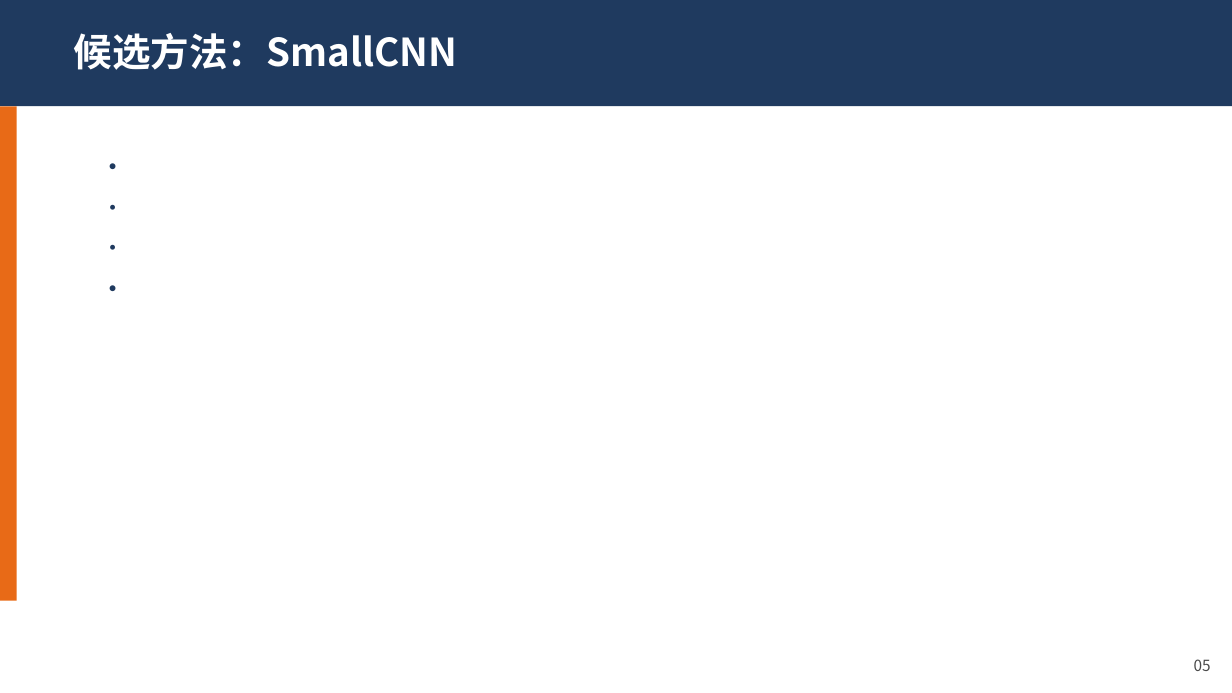
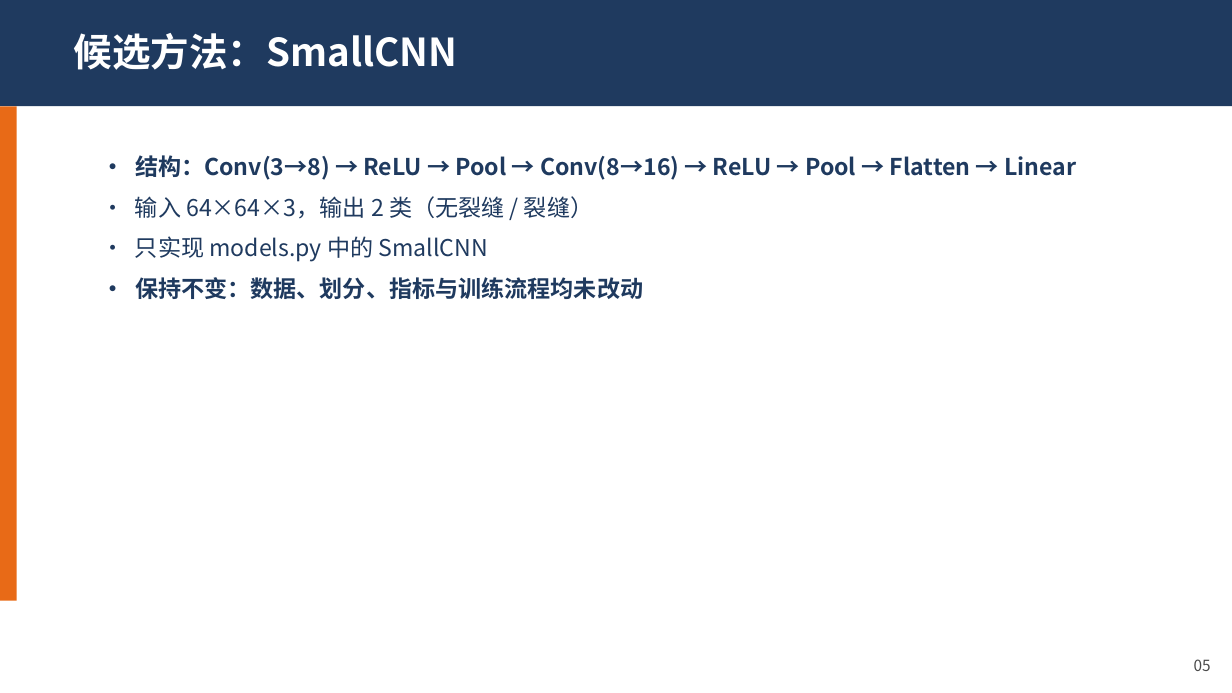
Before and after one commit to tissuefish/ai-camp-2026-d2-xuanhaochen-u202410766, a slide deck: slide 5 of presentation.pptx. Drawn at 1232x693 pixels with LibreOffice and Linux fonts; fonts in the diff are those of the drawing. Boxes give left, top, right and bottom in pixels: in the first picture for what was removed or moved away, otherwise in the second. Text is boxed around its words. In the diff, an @@ line names an element or a change of style, - is before the commit and + after.

```diff
--- a/presentation.pptx
+++ b/presentation.pptx
@@ text at [135, 155, 1076, 299]: text changed @@
-•
-•
-•
-•
+• 结构：Conv(3→8) → ReLU → Pool → Conv(8→16) → ReLU → Pool → Flatten → Linear
+• 输入 64×64×3，输出 2 类（无裂缝 / 裂缝）
+• 只实现 models.py 中的 SmallCNN
+• 保持不变：数据、划分、指标与训练流程均未改动
```
Also in this commit, not shown: 9 other slides changed.
